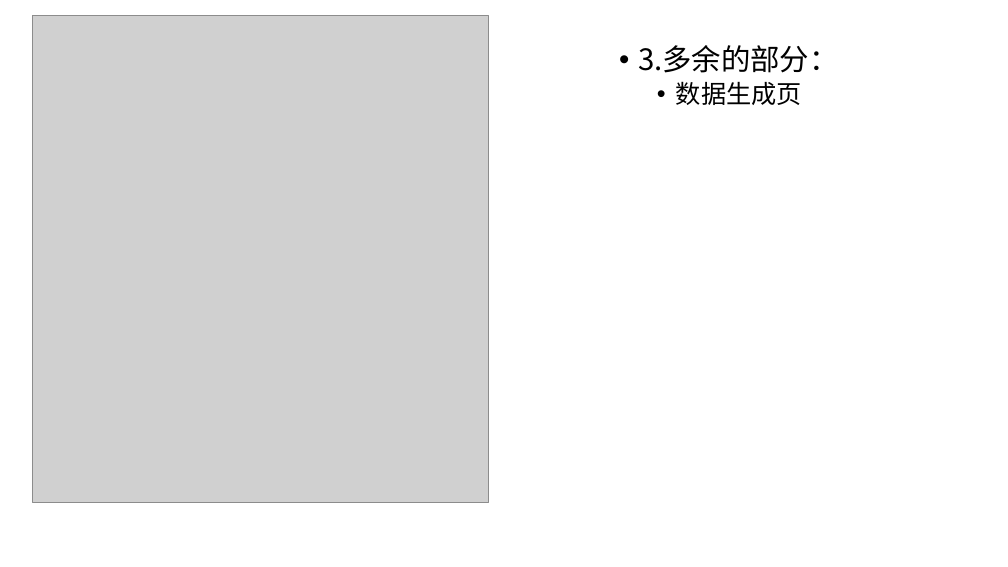
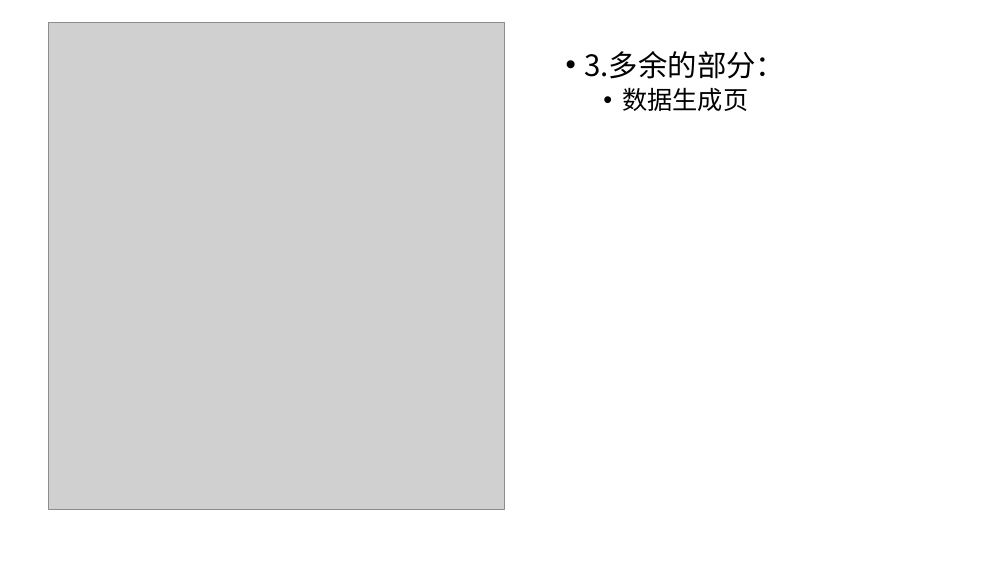
Before and after one commit to TTopoo/Management-information-system-for-students-major-learning, a slide deck: slide 9 of 公共部分+石京儒部分.pptx (slide 8 before the commit). Drawn at 1008x567 pixels with LibreOffice and Linux fonts; fonts in the diff are those of the drawing; grey boxes stand for pictures. Boxes give left, top, right and bottom in pixels: in the first picture for what was removed or moved away, otherwise in the second. Text is boxed around its words. In the diff, an @@ line names an element or a change of style, - is before the commit and + after.

```diff
--- a/公共部分+石京儒部分.pptx
+++ b/公共部分+石京儒部分.pptx
@@ picture moved from (x1=33, y1=16, x2=488, y2=503) to (x1=48, y1=23, x2=504, y2=510) @@
@@ text "3.多余的部分：" moved from (x1=638, y1=45, x2=839, y2=105) to (x1=584, y1=51, x2=785, y2=111) @@
```
Also in this commit, not shown: 2 other slides changed, 1 slide added, 4 other files.
